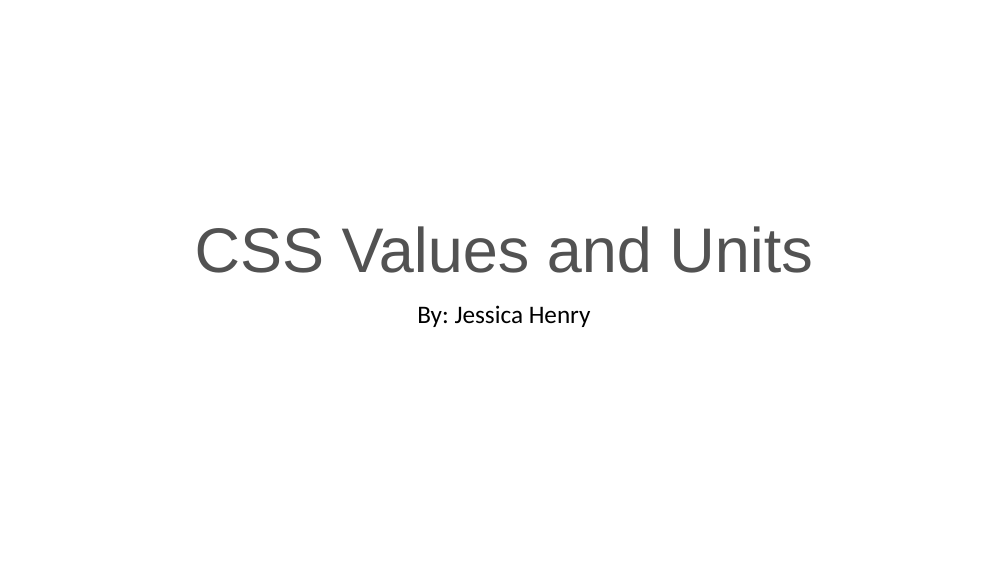
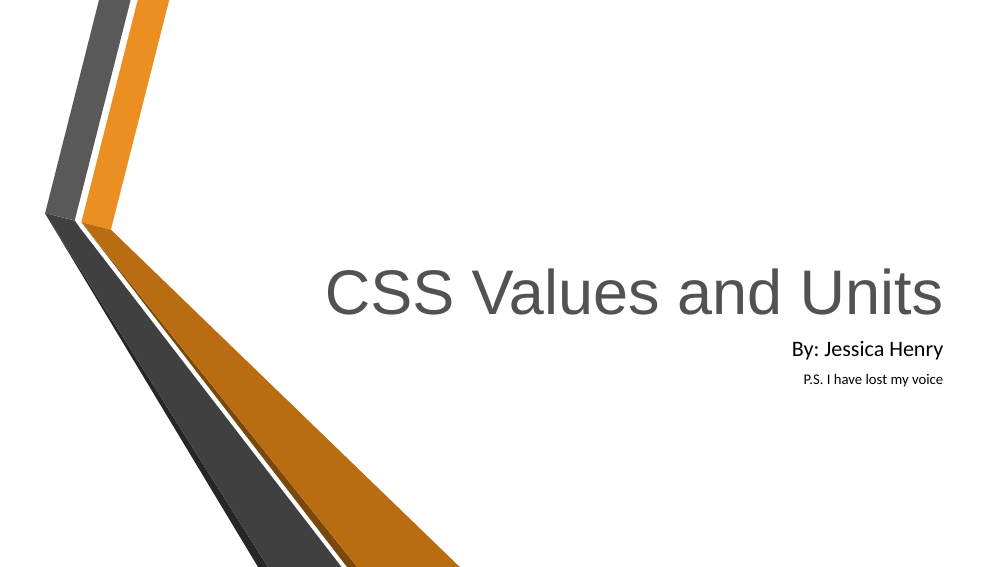
Before and after one commit to JHenry07/wdd230, a slide deck: slide 1 of CSS Values and Units.pptx. Drawn at 1008x567 pixels with LibreOffice and Linux fonts; fonts in the diff are those of the drawing; background and template pictures are left out. Boxes give left, top, right and bottom in pixels: in the first picture for what was removed or moved away, otherwise in the second. Text is boxed around its words. In the diff, an @@ line names an element or a change of style, - is before the commit and + after.

```diff
--- a/CSS Values and Units.pptx
+++ b/CSS Values and Units.pptx
@@ title "CSS Values and Units": place and size @@
-title "CSS Values and Units" at bbox=[195, 226, 812, 273]
+title "CSS Values and Units" at bbox=[325, 268, 943, 315]
@@ title "CSS Values and Units" at bbox=[325, 268, 943, 315]: alignment centre to right; line spacing 0.9 to 1 @@
@@ group added at bbox=[45, 0, 461, 567]: 6 freeform shapes @@
@@ subtitle "By: Jessica Henry": place and size @@
-subtitle "By: Jessica Henry" at bbox=[417, 305, 591, 327]
+subtitle "By: Jessica Henry" at bbox=[792, 341, 943, 387]
@@ subtitle at bbox=[792, 341, 943, 360]: size 24 to 21 pt in "By: Jessica Henry"; alignment centre to right; line spacing 0.9 to 1 @@
@@ subtitle at bbox=[804, 373, 943, 387]: paragraph added @@
+P.S. I have lost my voice
```
Also in this commit, not shown: 6 slides added, 3 slides removed, 4 other files.
